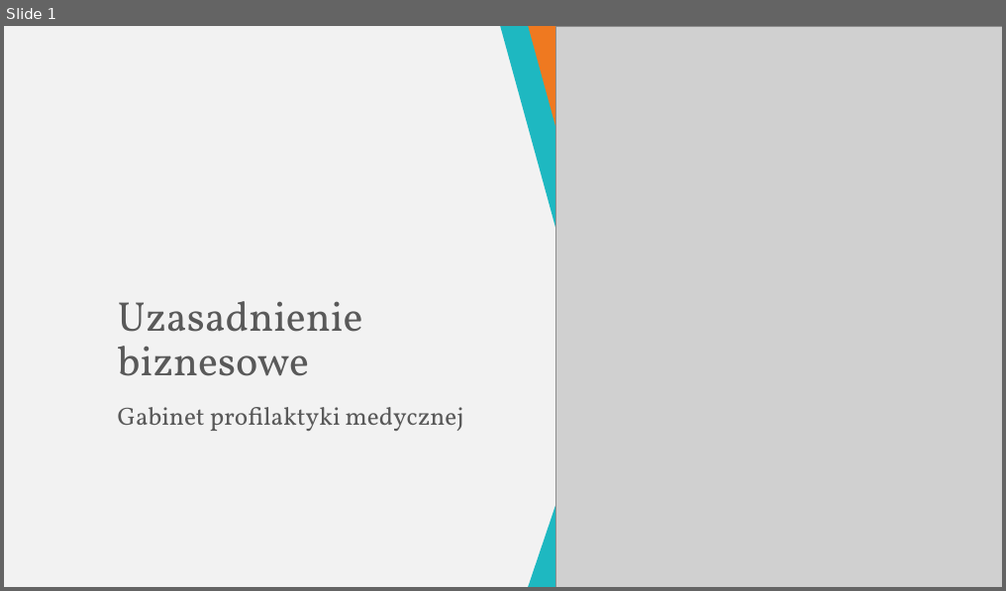
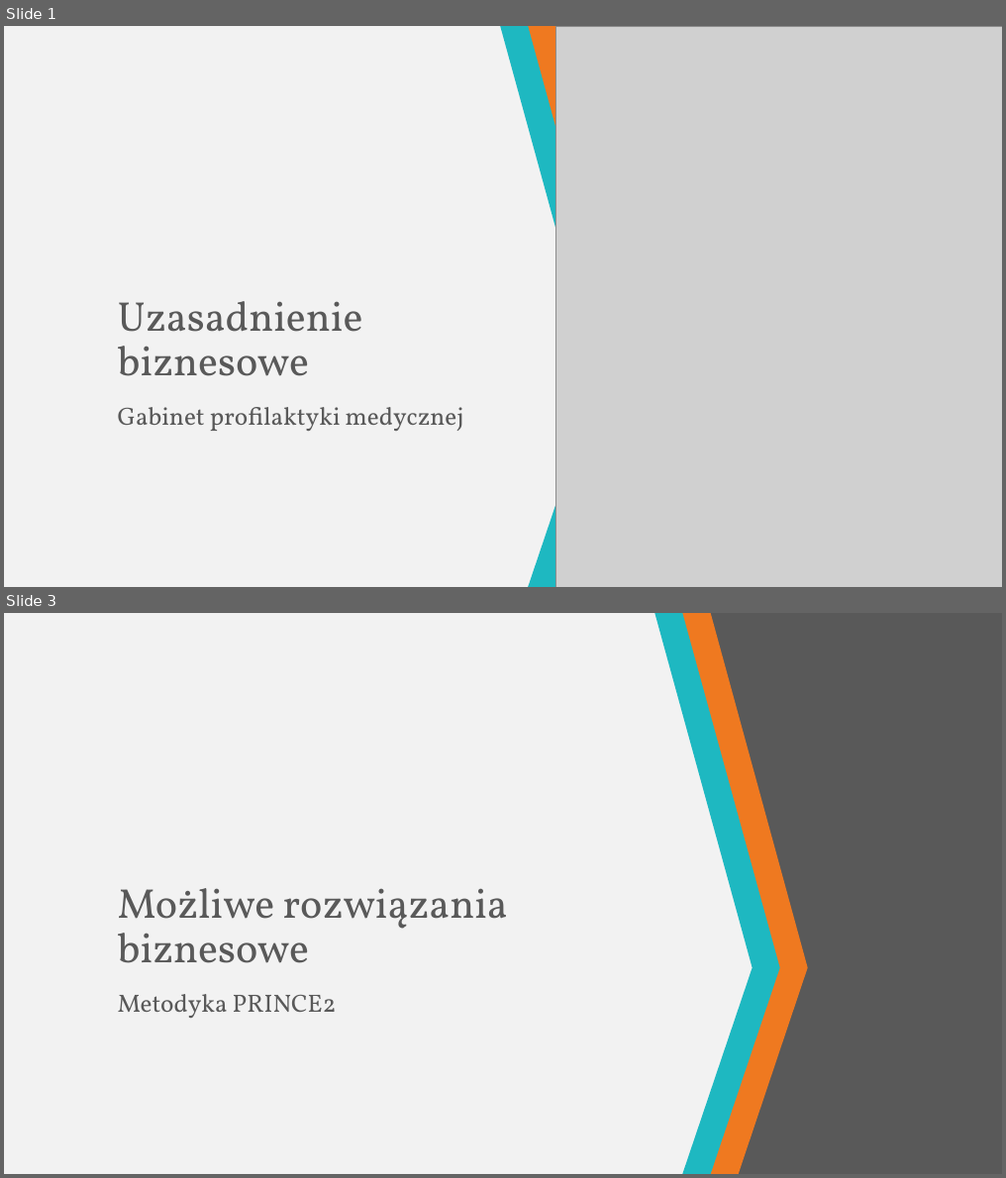
Before and after one commit to jakubpolczynski/Gabinet-Profilaktyki-Medycznej, a slide deck: Dokumentacja/Uzasadnienie biznesowe/Uzasadnienie biznesowe.pptx. Shown one above the other, each under a label of ours: slide 1 before the commit, slides 1 and 3 after it; the slides between them are not shown. The pictures are 1006x591 and 1006x1178 pixels, drawn with LibreOffice and Linux fonts; fonts in the diff are those of the drawing; grey boxes stand for pictures. Boxes give left, top, right and bottom in pixels: in the first picture for what was removed or moved away, otherwise in the second. Text is boxed around its words. In the diff, an @@ line names an element or a change of style, - is before the commit and + after.

Commit message:
skończona prezentacja uzasadnienie biznesowe
prezentacja w wersji finalnej

```diff
--- a/Dokumentacja/Uzasadnienie biznesowe/Uzasadnienie biznesowe.pptx
+++ b/Dokumentacja/Uzasadnienie biznesowe/Uzasadnienie biznesowe.pptx
@@ slide 3 added at (4,613,1002,1174), background #F2F2F2 @@
@@ freeform shape added at (654,613,779,1174), fill #1EB8C1 @@
@@ freeform shape added at (671,613,808,1174), fill #EF7920 @@
@@ freeform shape added at (694,613,1002,1174), fill #595959 @@
@@ title added at (118,888,508,963), 40 pt, text #595959 @@
+Możliwe rozwiązania biznesowe
@@ subtitle added at (118,994,337,1018), 24 pt, text #595959 @@
+Metodyka PRINCE2
```
Also in this commit, not shown: 1 slide changed, 7 other slides added, 10 slides removed.
